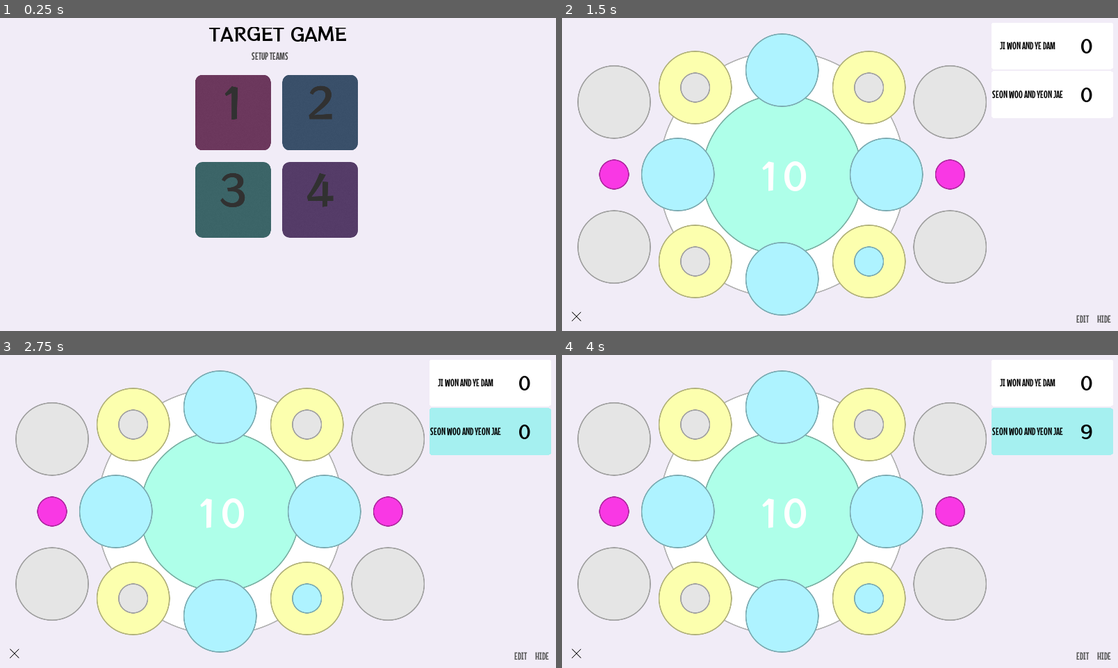
Above: before the commit, frames 1-4 (two rows, left to right).
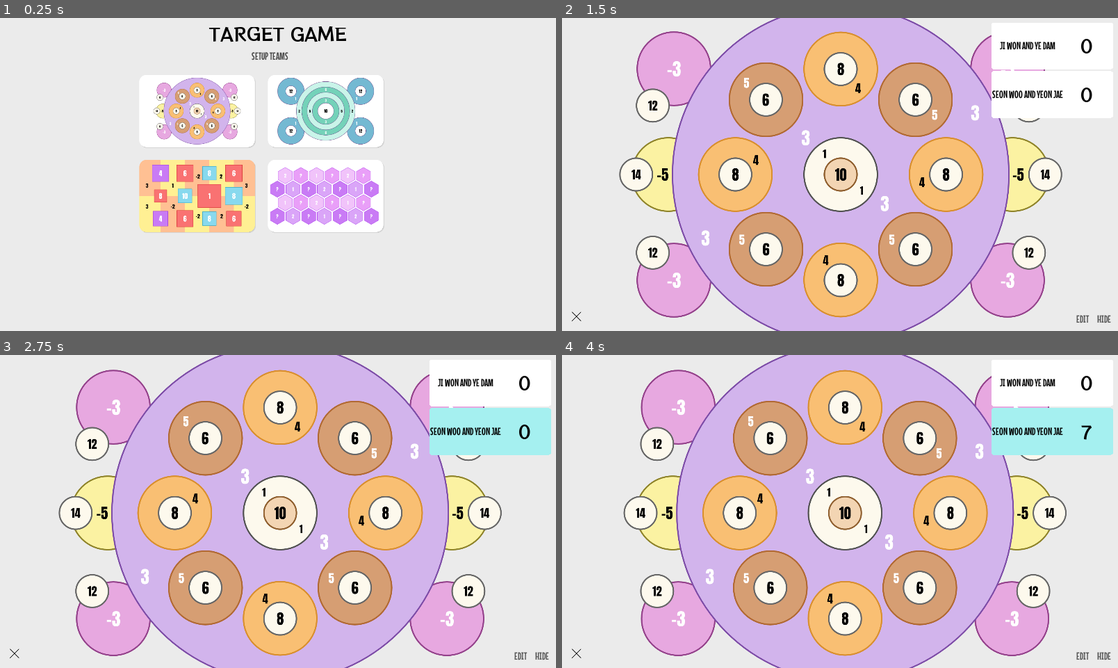
Above: after the commit, the same moments.

Repository: albaileyapps/target-game
Game: Godot game, scene res://main.tscn
Same seed, same stepped clock (60 frames per second), same inputs: the game is played once before the commit and once after it.
Inputs (mouse positions are in pixels of both pictures, inside the frame that each line leads up to; where the layout moved, square brackets give the same spot in the first picture):
- Up to frame 1 (0.25 s): no input
- Up to frame 2 (1.5 s): click (762, 111) [795, 111] at 0.5 s; tap Enter at 1.25 s; move the mouse to (1051, 46) at 1.27 s; hold Right from 1.28 s (still down); click (1051, 46) at 1.42 s
- Up to frame 3 (2.75 s): tap Space at 2 s; move the mouse to (489, 430) at 2.02 s; release Right at 2.03 s; hold Down from 2.03 s (still down); click (489, 430) at 2.17 s
- Up to frame 4 (4 s): tap Enter at 2.75 s; move the mouse to (895, 442) at 2.77 s; release Down at 2.78 s; hold Right 2.78-3.53 s; click (895, 442) at 2.92 s; tap Space at 3.5 s; move the mouse to (812, 574) at 3.52 s; hold Up from 3.53 s (still down); click (812, 574) at 3.67 s

The runs differ from the first frame. In frame 1, 18% of the frame differs, in the area x 25-70%, y 18-71%; in frame 2, 60%; in frame 3, 60%; in frame 4, 60%, in the area x 2-96%, y 0-100%.

Commit message:
Made TargetButton inherit sprite

Diff:
--- a/Target Game/project.godot
+++ b/Target Game/project.godot
@@ -54,5 +54,5 @@
 
 [rendering]
 
-environment/default_clear_color=Color( 0.94902, 0.929412, 0.972549, 1 )
+environment/default_clear_color=Color( 0.92549, 0.92549, 0.92549, 1 )
 environment/default_environment="res://default_env.tres"
--- a/Target Game/scenes/MainMenu.tscn
+++ b/Target Game/scenes/MainMenu.tscn
@@ -1,12 +1,16 @@
-[gd_scene load_steps=8 format=2]
+[gd_scene load_steps=12 format=2]
 
 [ext_resource path="res://scenes/MainMenu.gd" type="Script" id=1]
-[ext_resource path="res://assets/img/btn3.png" type="Texture" id=2]
-[ext_resource path="res://assets/img/btn1.png" type="Texture" id=3]
-[ext_resource path="res://assets/img/btn2.png" type="Texture" id=4]
-[ext_resource path="res://assets/img/btn4.png" type="Texture" id=5]
+[ext_resource path="res://assets/img/btn-menu-4.png" type="Texture" id=2]
+[ext_resource path="res://assets/img/btn-menu-1-pressed.png" type="Texture" id=3]
+[ext_resource path="res://assets/img/btn-menu-3-pressed.png" type="Texture" id=4]
+[ext_resource path="res://assets/img/btn-menu-1.png" type="Texture" id=5]
 [ext_resource path="res://themes/main_theme.tres" type="Theme" id=6]
 [ext_resource path="res://themes/large_font.tres" type="DynamicFont" id=7]
+[ext_resource path="res://assets/img/btn-menu-2.png" type="Texture" id=8]
+[ext_resource path="res://assets/img/btn-menu-2-pressed.png" type="Texture" id=9]
+[ext_resource path="res://assets/img/btn-menu-4-pressed.png" type="Texture" id=10]
+[ext_resource path="res://assets/img/btn-menu-3.png" type="Texture" id=11]
 
 [node name="MainMenu" type="Control"]
 anchor_left = 0.5
@@ -25,45 +29,53 @@
 anchor_top = 0.5
 anchor_right = 0.5
 anchor_bottom = 0.5
-margin_left = -286.0
+margin_left = -480.0
 margin_top = -344.0
-margin_right = 286.0
+margin_right = 480.0
 margin_bottom = 511.0
 
 [node name="GridContainer" type="GridContainer" parent="ScrollContainer"]
-margin_right = 562.0
-margin_bottom = 562.0
+margin_right = 848.0
+margin_bottom = 546.0
 custom_constants/vseparation = 40
 custom_constants/hseparation = 40
 columns = 2
 
 [node name="SceneButton1" type="TextureButton" parent="ScrollContainer/GridContainer"]
 unique_name_in_owner = true
-margin_right = 261.0
-margin_bottom = 261.0
-texture_normal = ExtResource( 3 )
+margin_right = 404.0
+margin_bottom = 253.0
+texture_normal = ExtResource( 5 )
+texture_pressed = ExtResource( 3 )
+texture_hover = ExtResource( 3 )
 
 [node name="SceneButton2" type="TextureButton" parent="ScrollContainer/GridContainer"]
 unique_name_in_owner = true
-margin_left = 301.0
-margin_right = 562.0
-margin_bottom = 261.0
-texture_normal = ExtResource( 4 )
+margin_left = 444.0
+margin_right = 848.0
+margin_bottom = 253.0
+texture_normal = ExtResource( 8 )
+texture_pressed = ExtResource( 9 )
+texture_hover = ExtResource( 9 )
 
 [node name="SceneButton3" type="TextureButton" parent="ScrollContainer/GridContainer"]
 unique_name_in_owner = true
-margin_top = 301.0
-margin_right = 261.0
-margin_bottom = 562.0
-texture_normal = ExtResource( 2 )
+margin_top = 293.0
+margin_right = 404.0
+margin_bottom = 546.0
+texture_normal = ExtResource( 11 )
+texture_pressed = ExtResource( 4 )
+texture_hover = ExtResource( 4 )
 
 [node name="SceneButton4" type="TextureButton" parent="ScrollContainer/GridContainer"]
 unique_name_in_owner = true
-margin_left = 301.0
-margin_top = 301.0
-margin_right = 562.0
-margin_bottom = 562.0
-texture_normal = ExtResource( 5 )
+margin_left = 444.0
+margin_top = 293.0
+margin_right = 848.0
+margin_bottom = 546.0
+texture_normal = ExtResource( 2 )
+texture_pressed = ExtResource( 10 )
+texture_hover = ExtResource( 10 )
 
 [node name="Label" type="Label" parent="."]
 anchor_left = 0.5
--- a/Target Game/scenes/TargetScene1.tscn
+++ b/Target Game/scenes/TargetScene1.tscn
@@ -1,12 +1,37 @@
-[gd_scene load_steps=8 format=2]
+[gd_scene load_steps=33 format=2]
 
 [ext_resource path="res://scenes/TargetSceneBase.tscn" type="PackedScene" id=1]
-[ext_resource path="res://assets/img/target_circle_850.png" type="Texture" id=3]
-[ext_resource path="res://assets/img/target_circle_550.png" type="Texture" id=4]
-[ext_resource path="res://assets/img/target_circle_250.png" type="Texture" id=5]
-[ext_resource path="res://assets/img/target_circle_100.png" type="Texture" id=6]
-[ext_resource path="res://scenes/components/TargetButton.tscn" type="PackedScene" id=7]
-[ext_resource path="res://themes/x_large_font.tres" type="DynamicFont" id=8]
+[ext_resource path="res://assets/img/targets/1-7.png" type="Texture" id=2]
+[ext_resource path="res://assets/img/targets/1-2.png" type="Texture" id=3]
+[ext_resource path="res://assets/img/targets/1-3.png" type="Texture" id=4]
+[ext_resource path="res://scenes/components/TargetButton.tscn" type="PackedScene" id=5]
+[ext_resource path="res://assets/img/targets/1-31.png" type="Texture" id=6]
+[ext_resource path="res://assets/img/targets/1-22.png" type="Texture" id=7]
+[ext_resource path="res://assets/img/targets/1-30.png" type="Texture" id=8]
+[ext_resource path="res://assets/img/targets/1-20.png" type="Texture" id=9]
+[ext_resource path="res://assets/img/targets/1-21.png" type="Texture" id=10]
+[ext_resource path="res://assets/img/targets/1-11.png" type="Texture" id=11]
+[ext_resource path="res://assets/img/targets/1-12.png" type="Texture" id=12]
+[ext_resource path="res://assets/img/targets/1-13.png" type="Texture" id=13]
+[ext_resource path="res://assets/img/targets/1-14.png" type="Texture" id=14]
+[ext_resource path="res://assets/img/targets/1-17.png" type="Texture" id=15]
+[ext_resource path="res://assets/img/targets/1-1.png" type="Texture" id=16]
+[ext_resource path="res://assets/img/targets/1-5.png" type="Texture" id=17]
+[ext_resource path="res://assets/img/targets/1-6.png" type="Texture" id=18]
+[ext_resource path="res://assets/img/targets/1-16.png" type="Texture" id=19]
+[ext_resource path="res://assets/img/targets/1-18.png" type="Texture" id=20]
+[ext_resource path="res://assets/img/targets/1-19.png" type="Texture" id=21]
+[ext_resource path="res://assets/img/targets/1-23.png" type="Texture" id=22]
+[ext_resource path="res://assets/img/targets/1-24.png" type="Texture" id=23]
+[ext_resource path="res://assets/img/targets/1-25.png" type="Texture" id=24]
+[ext_resource path="res://assets/img/targets/1-26.png" type="Texture" id=25]
+[ext_resource path="res://assets/img/targets/1-27.png" type="Texture" id=26]
+[ext_resource path="res://assets/img/targets/1-28.png" type="Texture" id=27]
+[ext_resource path="res://assets/img/targets/1-8.png" type="Texture" id=28]
+[ext_resource path="res://assets/img/targets/1-9.png" type="Texture" id=29]
+[ext_resource path="res://assets/img/targets/1-10.png" type="Texture" id=30]
+[ext_resource path="res://assets/img/targets/1-15.png" type="Texture" id=31]
+[ext_resource path="res://assets/img/targets/1-29.png" type="Texture" id=32]
 
 [node name="TargetScene1" instance=ExtResource( 1 )]
 
@@ -15,114 +40,161 @@
 margin_top = 16.0
 margin_right = -17.0
 
-[node name="TargetButton1" parent="TargetButtonParent" index="0" instance=ExtResource( 7 )]
+[node name="TargetButtonParent" parent="." index="1"]
+position = Vector2( 960, 540 )
+
+[node name="1-1" parent="TargetButtonParent" index="0" instance=ExtResource( 5 )]
+position = Vector2( 590.5, 0 )
+texture = ExtResource( 16 )
+press_scale_x = 10.0
+score = -5
+
+[node name="1-2" parent="TargetButtonParent" index="1" instance=ExtResource( 5 )]
+position = Vector2( -597.5, 0 )
 texture = ExtResource( 3 )
-score = -10
-
-[node name="TargetButton2" parent="TargetButtonParent" index="1" instance=ExtResource( 7 )]
+score = -5
+
+[node name="1-3" parent="TargetButtonParent" index="2" instance=ExtResource( 5 )]
+position = Vector2( 573.5, 365 )
 texture = ExtResource( 4 )
-target_color = Color( 0.686275, 1, 0.917647, 1 )
-
-[node name="TargetButton3" parent="TargetButtonParent" index="2" instance=ExtResource( 7 )]
-position = Vector2( 300, 300 )
-texture = ExtResource( 5 )
-target_color = Color( 0.992157, 1, 0.686275, 1 )
-
-[node name="TargetButton5" parent="TargetButtonParent" index="3" instance=ExtResource( 7 )]
-position = Vector2( 300, -300 )
-texture = ExtResource( 5 )
-target_color = Color( 0.992157, 1, 0.686275, 1 )
-
-[node name="TargetButton6" parent="TargetButtonParent" index="4" instance=ExtResource( 7 )]
-position = Vector2( -300, 300 )
-texture = ExtResource( 5 )
-target_color = Color( 0.992157, 1, 0.686275, 1 )
-
-[node name="TargetButton4" parent="TargetButtonParent" index="5" instance=ExtResource( 7 )]
-position = Vector2( -300, -300 )
-texture = ExtResource( 5 )
-target_color = Color( 0.992157, 1, 0.686275, 1 )
-
-[node name="TargetButton8" parent="TargetButtonParent" index="6" instance=ExtResource( 7 )]
-position = Vector2( 0, 360 )
-texture = ExtResource( 5 )
-target_color = Color( 0.686275, 0.956863, 1, 1 )
-
-[node name="TargetButton10" parent="TargetButtonParent" index="7" instance=ExtResource( 7 )]
-position = Vector2( 360, 0 )
-texture = ExtResource( 5 )
-target_color = Color( 0.686275, 0.956863, 1, 1 )
-
-[node name="TargetButton11" parent="TargetButtonParent" index="8" instance=ExtResource( 7 )]
-position = Vector2( 0, -360 )
-texture = ExtResource( 5 )
-target_color = Color( 0.686275, 0.956863, 1, 1 )
-
-[node name="TargetButton13" parent="TargetButtonParent" index="9" instance=ExtResource( 7 )]
-position = Vector2( -360, 0 )
-texture = ExtResource( 5 )
-target_color = Color( 0.686275, 0.956863, 1, 1 )
-
-[node name="TargetButton14" parent="TargetButtonParent" index="10" instance=ExtResource( 7 )]
-position = Vector2( -300, -300 )
+score = -3
+
+[node name="1-4" parent="TargetButtonParent" index="3" instance=ExtResource( 5 )]
+position = Vector2( -578.5, 365 )
+texture = ExtResource( 4 )
+score = -3
+
+[node name="1-5" parent="TargetButtonParent" index="4" instance=ExtResource( 5 )]
+position = Vector2( 573.5, -365 )
+texture = ExtResource( 17 )
+score = -3
+
+[node name="1-6" parent="TargetButtonParent" index="5" instance=ExtResource( 5 )]
+position = Vector2( -578.5, -365 )
+texture = ExtResource( 18 )
+score = -3
+
+[node name="1-7" parent="TargetButtonParent" index="6" instance=ExtResource( 5 )]
+position = Vector2( -2.5, 0 )
+texture = ExtResource( 2 )
+press_scale_x = 1.0
+score = 3
+
+[node name="1-8" parent="TargetButtonParent" index="7" instance=ExtResource( 5 )]
+position = Vector2( -2.5, -364 )
+texture = ExtResource( 28 )
+score = 4
+
+[node name="1-9" parent="TargetButtonParent" index="8" instance=ExtResource( 5 )]
+position = Vector2( 255.5, -258 )
+texture = ExtResource( 29 )
+score = 5
+
+[node name="1-10" parent="TargetButtonParent" index="9" instance=ExtResource( 5 )]
+position = Vector2( 255.5, -258 )
+texture = ExtResource( 30 )
+score = 6
+
+[node name="1-11" parent="TargetButtonParent" index="10" instance=ExtResource( 5 )]
+position = Vector2( -2.5, -364 )
+texture = ExtResource( 11 )
+score = 8
+
+[node name="1-12" parent="TargetButtonParent" index="11" instance=ExtResource( 5 )]
+position = Vector2( 361.5, 0 )
+texture = ExtResource( 12 )
+score = 4
+
+[node name="1-13" parent="TargetButtonParent" index="12" instance=ExtResource( 5 )]
+position = Vector2( -2.5, 0 )
+texture = ExtResource( 13 )
+score = 1
+
+[node name="1-14" parent="TargetButtonParent" index="13" instance=ExtResource( 5 )]
+position = Vector2( 255.5, 258 )
+texture = ExtResource( 14 )
+score = 5
+
+[node name="1-15" parent="TargetButtonParent" index="14" instance=ExtResource( 5 )]
+position = Vector2( 255.5, 258 )
+texture = ExtResource( 31 )
+score = 6
+
+[node name="1-16" parent="TargetButtonParent" index="15" instance=ExtResource( 5 )]
+position = Vector2( 361.5, 0 )
+texture = ExtResource( 19 )
+score = 8
+
+[node name="1-17" parent="TargetButtonParent" index="16" instance=ExtResource( 5 )]
+position = Vector2( 703.5, 0 )
+texture = ExtResource( 15 )
+score = 14
+
+[node name="1-18" parent="TargetButtonParent" index="17" instance=ExtResource( 5 )]
+position = Vector2( -708.5, 0 )
+texture = ExtResource( 20 )
+score = 14
+
+[node name="1-19" parent="TargetButtonParent" index="18" instance=ExtResource( 5 )]
+position = Vector2( 647.5, -238 )
+texture = ExtResource( 21 )
+score = 12
+
+[node name="1-20" parent="TargetButtonParent" index="19" instance=ExtResource( 5 )]
+position = Vector2( -651.5, -238 )
+texture = ExtResource( 9 )
+score = 12
+
+[node name="1-21" parent="TargetButtonParent" index="20" instance=ExtResource( 5 )]
+position = Vector2( 647.5, 270 )
+texture = ExtResource( 10 )
+score = 12
+
+[node name="1-22" parent="TargetButtonParent" index="21" instance=ExtResource( 5 )]
+position = Vector2( -651.5, 270 )
+texture = ExtResource( 7 )
+score = 12
+
+[node name="1-23" parent="TargetButtonParent" index="22" instance=ExtResource( 5 )]
+position = Vector2( -2.5, 0 )
+texture = ExtResource( 22 )
+
+[node name="1-24" parent="TargetButtonParent" index="23" instance=ExtResource( 5 )]
+position = Vector2( -2.5, 364 )
+texture = ExtResource( 23 )
+score = 4
+
+[node name="1-25" parent="TargetButtonParent" index="24" instance=ExtResource( 5 )]
+position = Vector2( -260.5, 258 )
+texture = ExtResource( 24 )
+score = 5
+
+[node name="1-26" parent="TargetButtonParent" index="25" instance=ExtResource( 5 )]
+position = Vector2( -260.5, 258 )
+texture = ExtResource( 25 )
+score = 6
+
+[node name="1-27" parent="TargetButtonParent" index="26" instance=ExtResource( 5 )]
+position = Vector2( -2.5, 365 )
+texture = ExtResource( 26 )
+score = 8
+
+[node name="1-28" parent="TargetButtonParent" index="27" instance=ExtResource( 5 )]
+position = Vector2( -366.5, 0 )
+texture = ExtResource( 27 )
+score = 4
+
+[node name="1-29" parent="TargetButtonParent" index="28" instance=ExtResource( 5 )]
+position = Vector2( -260.5, -258 )
+texture = ExtResource( 32 )
+score = 5
+
+[node name="1-30" parent="TargetButtonParent" index="29" instance=ExtResource( 5 )]
+position = Vector2( -260.5, -258 )
+texture = ExtResource( 8 )
+score = 6
+
+[node name="1-31" parent="TargetButtonParent" index="30" instance=ExtResource( 5 )]
+position = Vector2( -366.5, 0 )
 texture = ExtResource( 6 )
-target_color = Color( 0.901961, 0.901961, 0.901961, 1 )
-
-[node name="TargetButton22" parent="TargetButtonParent" index="11" instance=ExtResource( 7 )]
-position = Vector2( -580, 0 )
-texture = ExtResource( 6 )
-target_color = Color( 0.980392, 0.223529, 0.898039, 1 )
-
-[node name="TargetButton23" parent="TargetButtonParent" index="12" instance=ExtResource( 7 )]
-position = Vector2( 580, 0 )
-texture = ExtResource( 6 )
-target_color = Color( 0.980392, 0.223529, 0.898039, 1 )
-
-[node name="TargetButton15" parent="TargetButtonParent" index="13" instance=ExtResource( 7 )]
-position = Vector2( 300, -300 )
-texture = ExtResource( 6 )
-target_color = Color( 0.901961, 0.901961, 0.901961, 1 )
-
-[node name="TargetButton16" parent="TargetButtonParent" index="14" instance=ExtResource( 7 )]
-position = Vector2( 300, 300 )
-texture = ExtResource( 6 )
-target_color = Color( 0.686275, 0.956863, 1, 1 )
-
-[node name="TargetButton17" parent="TargetButtonParent" index="15" instance=ExtResource( 7 )]
-position = Vector2( -300, 300 )
-texture = ExtResource( 6 )
-target_color = Color( 0.901961, 0.901961, 0.901961, 1 )
-
-[node name="TargetButton18" parent="TargetButtonParent" index="16" instance=ExtResource( 7 )]
-position = Vector2( -580, 250 )
-texture = ExtResource( 5 )
-target_color = Color( 0.901961, 0.901961, 0.901961, 1 )
-
-[node name="TargetButton19" parent="TargetButtonParent" index="17" instance=ExtResource( 7 )]
-position = Vector2( -580, -250 )
-texture = ExtResource( 5 )
-target_color = Color( 0.901961, 0.901961, 0.901961, 1 )
-
-[node name="TargetButton20" parent="TargetButtonParent" index="18" instance=ExtResource( 7 )]
-position = Vector2( 580, -250 )
-texture = ExtResource( 5 )
-target_color = Color( 0.901961, 0.901961, 0.901961, 1 )
-
-[node name="TargetButton21" parent="TargetButtonParent" index="19" instance=ExtResource( 7 )]
-position = Vector2( 580, 250 )
-texture = ExtResource( 5 )
-target_color = Color( 0.901961, 0.901961, 0.901961, 1 )
-
-[node name="Label" type="Label" parent="TargetButtonParent" index="20"]
-anchor_left = 0.5
-anchor_top = 0.5
-anchor_right = 0.5
-anchor_bottom = 0.5
-margin_left = -88.0
-margin_top = -93.0
-margin_right = 88.0
-margin_bottom = 93.0
-custom_fonts/font = ExtResource( 8 )
-text = "10"
-align = 1
-valign = 1
+score = 8
--- /dev/null
+++ b/Target Game/scenes/TargetScene2.tscn
@@ -0,0 +1,10 @@
+[gd_scene load_steps=2 format=2]
+
+[ext_resource path="res://scenes/TargetSceneBase.tscn" type="PackedScene" id=1]
+
+[node name="TargetScene1" instance=ExtResource( 1 )]
+
+[node name="Scoreboard" parent="CanvasLayer/Control" index="1"]
+margin_left = -437.0
+margin_top = 16.0
+margin_right = -17.0
--- /dev/null
+++ b/Target Game/scenes/TargetScene3.tscn
@@ -0,0 +1,10 @@
+[gd_scene load_steps=2 format=2]
+
+[ext_resource path="res://scenes/TargetSceneBase.tscn" type="PackedScene" id=1]
+
+[node name="TargetScene1" instance=ExtResource( 1 )]
+
+[node name="Scoreboard" parent="CanvasLayer/Control" index="1"]
+margin_left = -437.0
+margin_top = 16.0
+margin_right = -17.0
--- /dev/null
+++ b/Target Game/scenes/TargetScene4.tscn
@@ -0,0 +1,10 @@
+[gd_scene load_steps=2 format=2]
+
+[ext_resource path="res://scenes/TargetSceneBase.tscn" type="PackedScene" id=1]
+
+[node name="TargetScene1" instance=ExtResource( 1 )]
+
+[node name="Scoreboard" parent="CanvasLayer/Control" index="1"]
+margin_left = -437.0
+margin_top = 16.0
+margin_right = -17.0
--- a/Target Game/scenes/TargetSceneBase.gd
+++ b/Target Game/scenes/TargetSceneBase.gd
@@ -33,3 +33,17 @@
 	$CanvasLayer/Control/Scoreboard.visible = score_label_group_visible
 	$CanvasLayer/Control/HBoxContainer/EditButton.visible = score_label_group_visible
 	$CanvasLayer/Control/HBoxContainer/HideButton.text = "HIDE" if score_label_group_visible else "SHOW"
+
+func _unhandled_key_input(event):
+	if event.scancode == KEY_UP:
+		$TargetButtonParent.position = Vector2($TargetButtonParent.position.x, $TargetButtonParent.position.y - 5)
+	if event.scancode == KEY_DOWN:
+		$TargetButtonParent.position = Vector2($TargetButtonParent.position.x, $TargetButtonParent.position.y + 5)
+	if event.scancode == KEY_LEFT:
+		$TargetButtonParent.position = Vector2($TargetButtonParent.position.x - 5, $TargetButtonParent.position.y)
+	if event.scancode == KEY_RIGHT:
+		$TargetButtonParent.position = Vector2($TargetButtonParent.position.x + 5, $TargetButtonParent.position.y)
+	if event.scancode == KEY_MINUS or event.scancode == KEY_KP_SUBTRACT:
+		$TargetButtonParent.scale = Vector2($TargetButtonParent.scale.x - 0.05, $TargetButtonParent.scale.y - 0.05)
+	if event.scancode == KEY_EQUAL or event.scancode == KEY_KP_ADD:
+		$TargetButtonParent.scale = Vector2($TargetButtonParent.scale.x + 0.05, $TargetButtonParent.scale.y + 0.05)
--- a/Target Game/scenes/components/Scoreboard.tscn
+++ b/Target Game/scenes/components/Scoreboard.tscn
@@ -5,6 +5,7 @@
 [node name="Scoreboard" type="ScrollContainer"]
 margin_right = 12.0
 margin_bottom = 12.0
+mouse_filter = 2
 size_flags_horizontal = 3
 size_flags_vertical = 3
 script = ExtResource( 1 )
@@ -13,5 +14,6 @@
 margin_right = 420.0
 margin_bottom = 100.0
 rect_min_size = Vector2( 420, 100 )
+mouse_filter = 2
 size_flags_horizontal = 3
 custom_constants/separation = 8
--- a/Target Game/scenes/components/TargetButton.gd
+++ b/Target Game/scenes/components/TargetButton.gd
@@ -1,11 +1,9 @@
-tool
-extends Node2D
 
-export var press_scale_x = 1.1
-export var press_scale_y = 1.1
-export var texture: Texture
+extends Sprite
+
+export var press_scale_x: float = 1.08
+export var press_scale_y: float = 0.92
 export var score = 10
-export var target_color = Color.white
 
 var is_pressed = false
 var touch_down_time = 0
@@ -19,17 +17,15 @@
 func _ready():
 	add_to_group(TARGET_BUTTON_GROUP)
 #	var animation_name = $AnimationPlayer.current_animation # or some other name
+	print(press_scale_x)
 	var animation = $AnimationPlayer.get_animation("press_down")
-	var track = animation.find_track("CPButtonBase:scale") # or an integer
 	animation.track_set_key_value(0, 1, Vector2(press_scale_x, press_scale_y))
-	$Sprite.texture = texture
-	$Sprite.modulate = target_color
 
 
 func _unhandled_input(event):
 	if event is InputEventScreenTouch and event.pressed:
 		print("button pressed")
-		if !$Sprite.is_pixel_opaque(get_local_mouse_position()): return
+		if !is_pixel_opaque(get_local_mouse_position()): return
 		touch_down_time = OS.get_system_time_msecs()
 		touch_down_pos = get_viewport().get_mouse_position()
 		press_down()
--- a/Target Game/scenes/components/TargetButton.tscn
+++ b/Target Game/scenes/components/TargetButton.tscn
@@ -13,15 +13,13 @@
 tracks/0/enabled = true
 tracks/0/keys = {
 "times": PoolRealArray( 0, 0.1 ),
-"transitions": PoolRealArray( 1, 0.732043 ),
+"transitions": PoolRealArray( 0.574349, 0.732043 ),
 "update": 0,
 "values": [ Vector2( 1, 1 ), Vector2( 1.1, 1.1 ) ]
 }
 
-[node name="TargetButton" type="Node2D"]
+[node name="TargetButton" type="Sprite"]
 script = ExtResource( 1 )
 
 [node name="AnimationPlayer" type="AnimationPlayer" parent="."]
 anims/press_down = SubResource( 2 )
-
-[node name="Sprite" type="Sprite" parent="."]
Binary file added: Target Game/assets/img/btn-menu-1-pressed.png
Not shown, added: Target Game/assets/img/btn-menu-1-pressed.png.import
Binary file added: Target Game/assets/img/btn-menu-1.png
Not shown, added: Target Game/assets/img/btn-menu-1.png.import
Binary file added: Target Game/assets/img/btn-menu-2-pressed.png
Not shown, added: Target Game/assets/img/btn-menu-2-pressed.png.import
Binary file added: Target Game/assets/img/btn-menu-2.png
Not shown, added: Target Game/assets/img/btn-menu-2.png.import
Binary file added: Target Game/assets/img/btn-menu-3-pressed.png
Not shown, added: Target Game/assets/img/btn-menu-3-pressed.png.import
Binary file added: Target Game/assets/img/btn-menu-3.png
Not shown, added: Target Game/assets/img/btn-menu-3.png.import
(and 213 more such lines)
